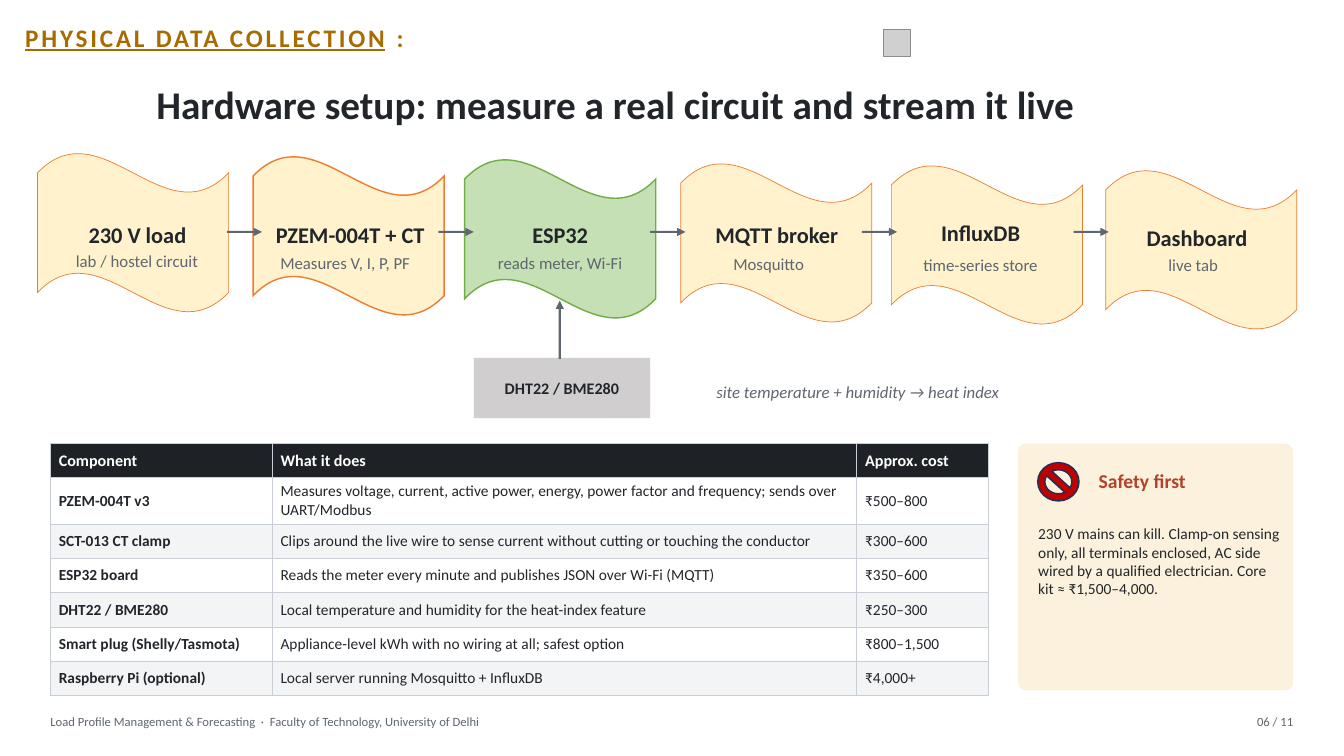
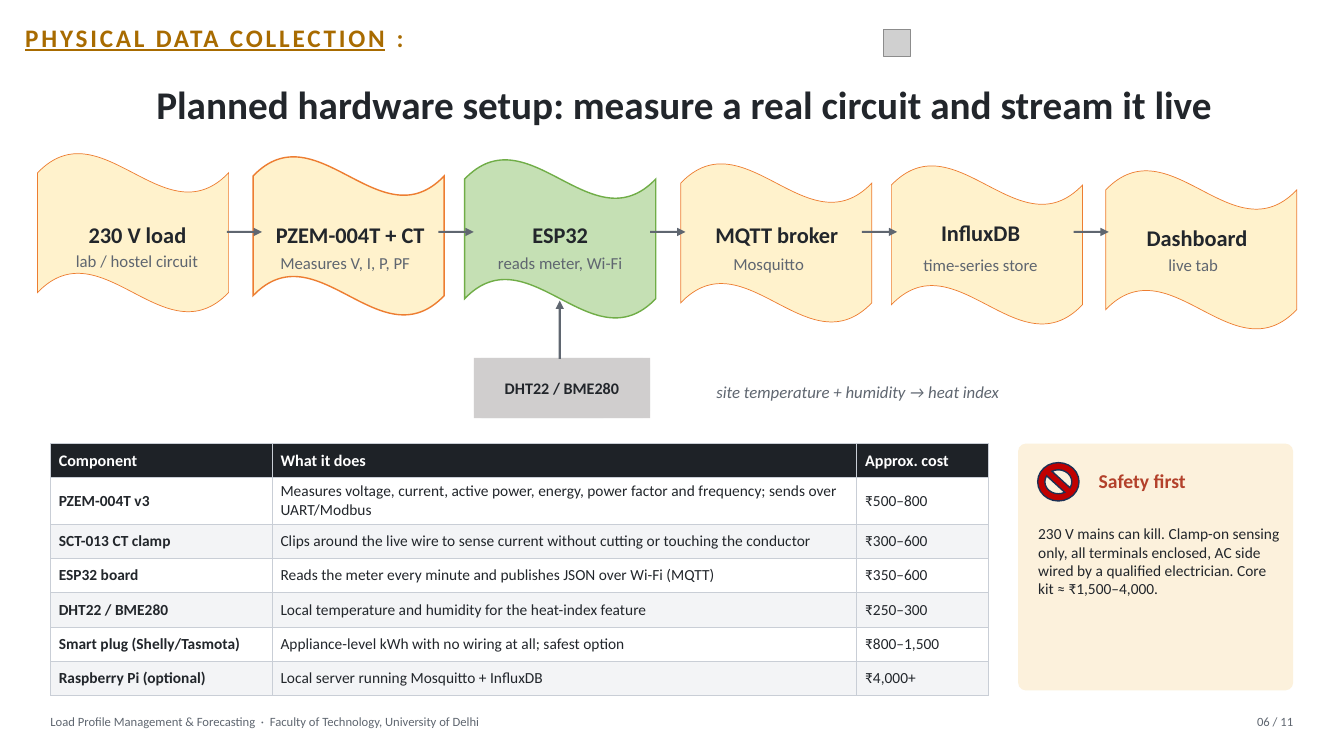
Before and after one commit to Vansh-lab/lpmf, a slide deck: slide 6 of docs/LPMF_Project_Presentation.pptx. Drawn at 1344x756 pixels with LibreOffice and Linux fonts; fonts in the diff are those of the drawing; grey boxes stand for pictures. Boxes give left, top, right and bottom in pixels: in the first picture for what was removed or moved away, otherwise in the second. Text is boxed around its words. In the diff, an @@ line names an element or a change of style, - is before the commit and + after.

```diff
--- a/docs/LPMF_Project_Presentation.pptx
+++ b/docs/LPMF_Project_Presentation.pptx
@@ text at (x1=156, y1=91, x2=1212, y2=125): text changed @@
-Hardware setup: measure a real circuit and stream it live
+Planned hardware setup: measure a real circuit and stream it live
```
Also in this commit, not shown: 7 other slides changed, 6 other files.
